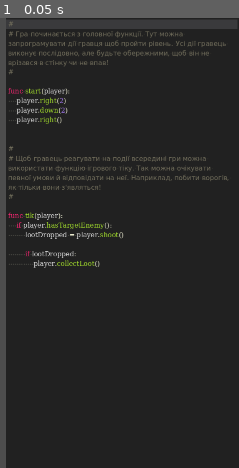
Above: before the commit, frame 1.
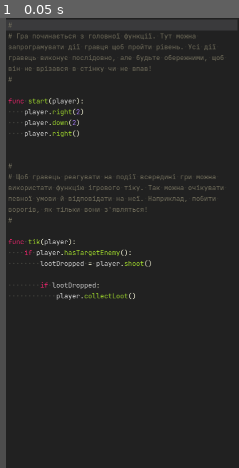
Above: after the commit, the same moment.

Repository: RoboKodTeam/robokod
Game: Godot game, scene res://scenes/main.tscn
Same seed, same stepped clock (60 frames per second), same inputs: the game is played once before the commit and once after it.
Inputs:
- Up to frame 1 (0.05 s): no input

The runs differ from the first frame. In frame 1, 7.7% of the frame differs, in the area x 2-100%, y 0-63%.

Commit message:
Set editor font to JetBrains Mono

Diff:
--- a/scenes/editor/editor.tscn
+++ b/scenes/editor/editor.tscn
@@ -1,11 +1,7 @@
 [gd_scene load_steps=4 format=3 uid="uid://bocuk6l37sfqi"]
 
+[ext_resource type="FontFile" uid="uid://bylysp813blnp" path="res://fonts/JetBrainsMono-Variable.ttf" id="1_0yaxl"]
 [ext_resource type="Script" path="res://scenes/editor/highlighter/init.gd" id="1_5ej1p"]
-
-[sub_resource type="SystemFont" id="SystemFont_ddw8p"]
-font_names = PackedStringArray("JetBrains Mono", "Consolas", "Monospace")
-font_weight = 500
-subpixel_positioning = 0
 
 [sub_resource type="CodeHighlighter" id="CodeHighlighter_uckk7"]
 script = ExtResource("1_5ej1p")
@@ -17,7 +13,7 @@
 grow_horizontal = 2
 grow_vertical = 2
 theme_override_colors/background_color = Color(0.129412, 0.129412, 0.129412, 1)
-theme_override_fonts/font = SubResource("SystemFont_ddw8p")
+theme_override_fonts/font = ExtResource("1_0yaxl")
 text = "#
 # Гра починається з головної функції. Тут можна запрограмувати дії гравця щоб пройти рівень. Усі дії гравець виконує послідовно, але будьте обережними, щоб він не врізався в стінку чи не впав!
 #
